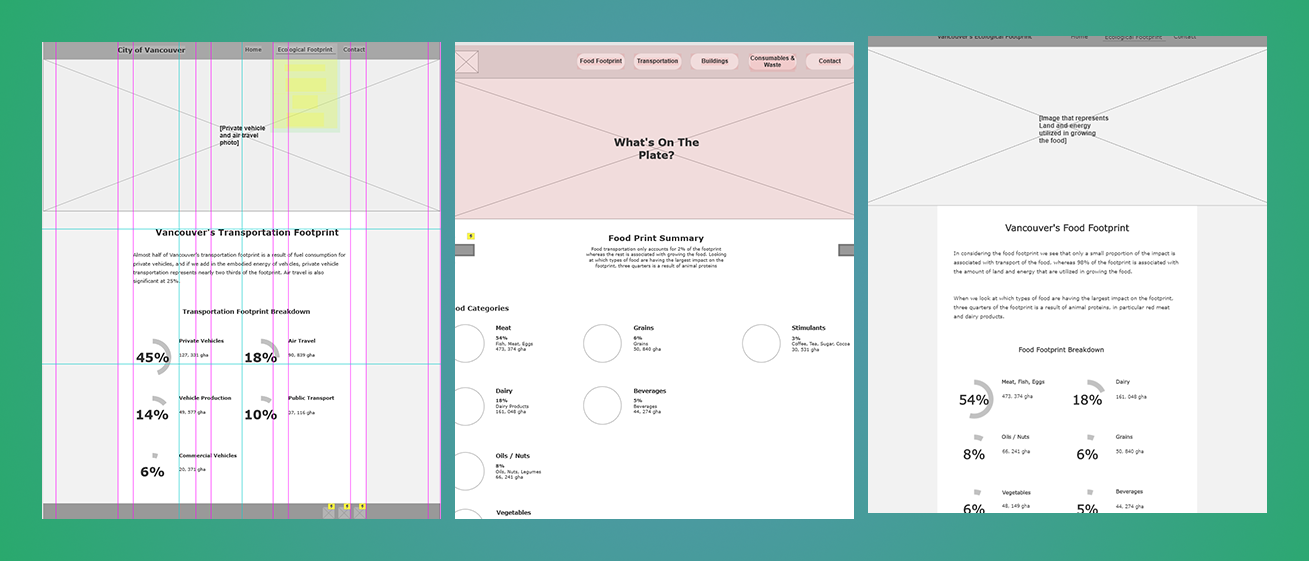
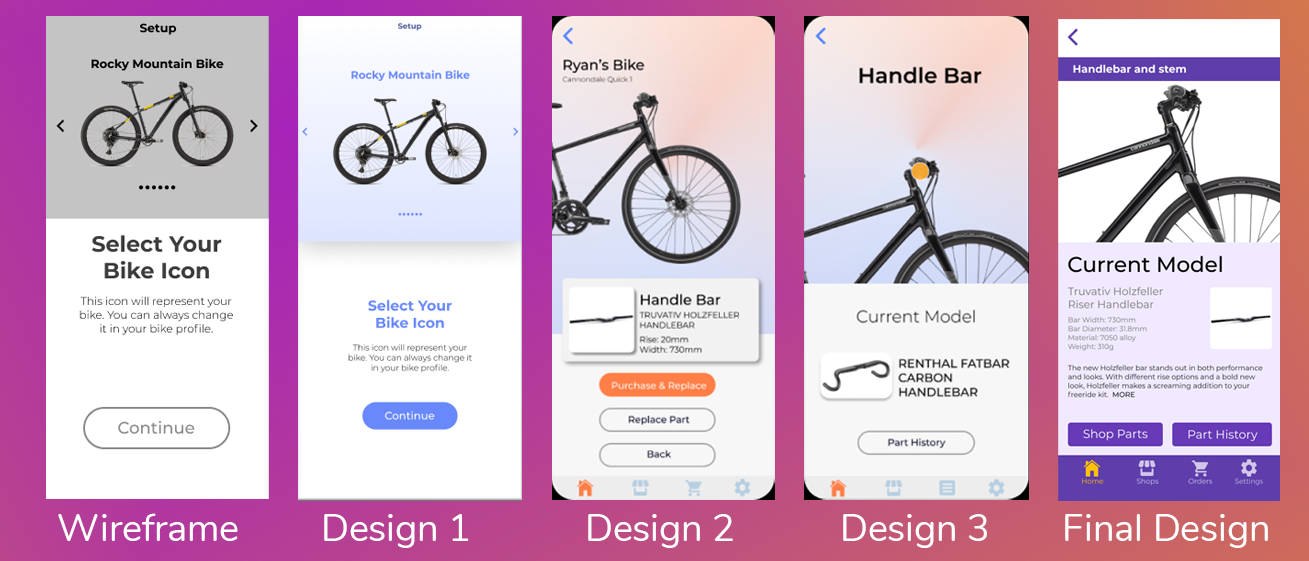
Before/after of a w=1309, h=561 layered artwork. What changed in the layer stack:
added layer "Final Design" above "Design 3" over bbox(1065, 514, 1268, 548)
added layer "Design 3" above "Design 2" over bbox(843, 514, 987, 548)
added layer "Design 2" above "Design 1" over bbox(588, 514, 733, 548)
added layer "Design 1" above "Wireframe" over bbox(324, 514, 469, 548)
added layer "Wireframe" above "Layer 9" over bbox(58, 513, 238, 541)
added layer "Layer 9" above "Layer 8" over bbox(1058, 19, 1280, 501)
added layer "Layer 8" above "Layer 7" over bbox(804, 16, 1029, 500)
added layer "Layer 7" above "Layer 6" over bbox(552, 16, 775, 500)
added layer "Layer 6" above "Layer 3" over bbox(298, 16, 522, 501)
added layer "Layer 5" above "Layer 4" over bbox(46, 16, 269, 499)
hid group "concept-6 Frame" (1 layers) over bbox(536, 17, 1309, 561)
hid "concept-6" over bbox(536, 17, 1309, 561)
hid group "concept-2 Frame" (1 layers) over bbox(0, 3, 675, 561)
hid "concept-2" over bbox(0, 3, 675, 561)
hid group "concept-4 Frame" (1 layers) over bbox(203, 0, 1174, 561)
hid "concept-4" over bbox(203, 0, 1174, 561)
removed layer "Gradiant Background" over bbox(0, 0, 1309, 561)
painted on "Background" over bbox(0, 0, 1309, 561)
